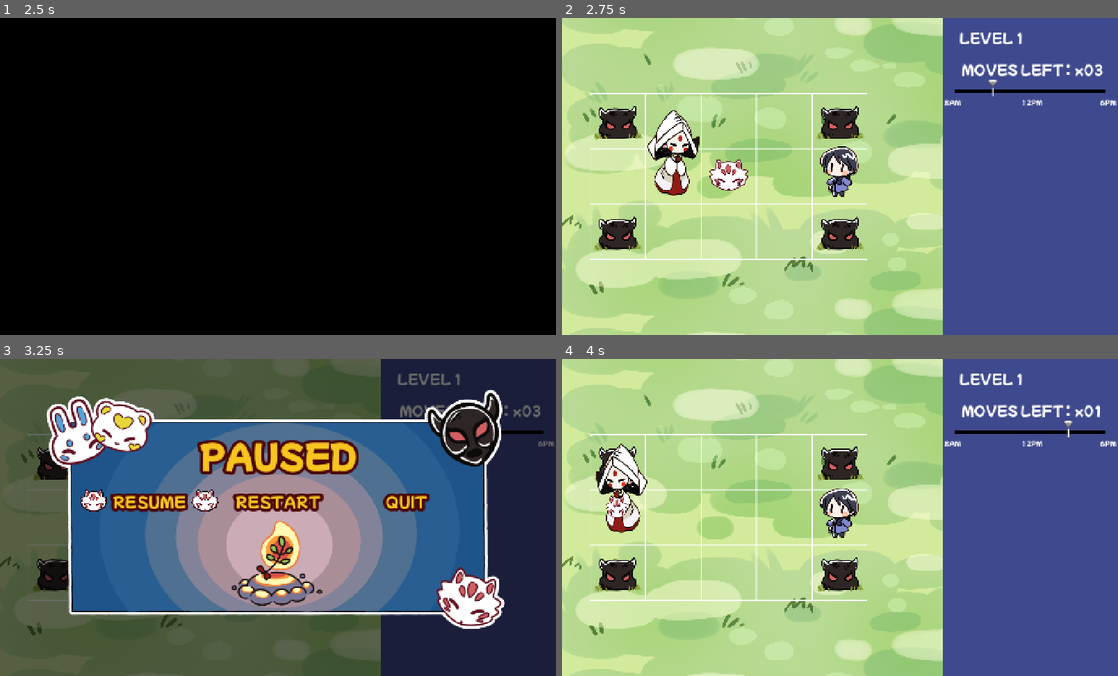
Above: before the commit, frames 1-4 (two rows, left to right).
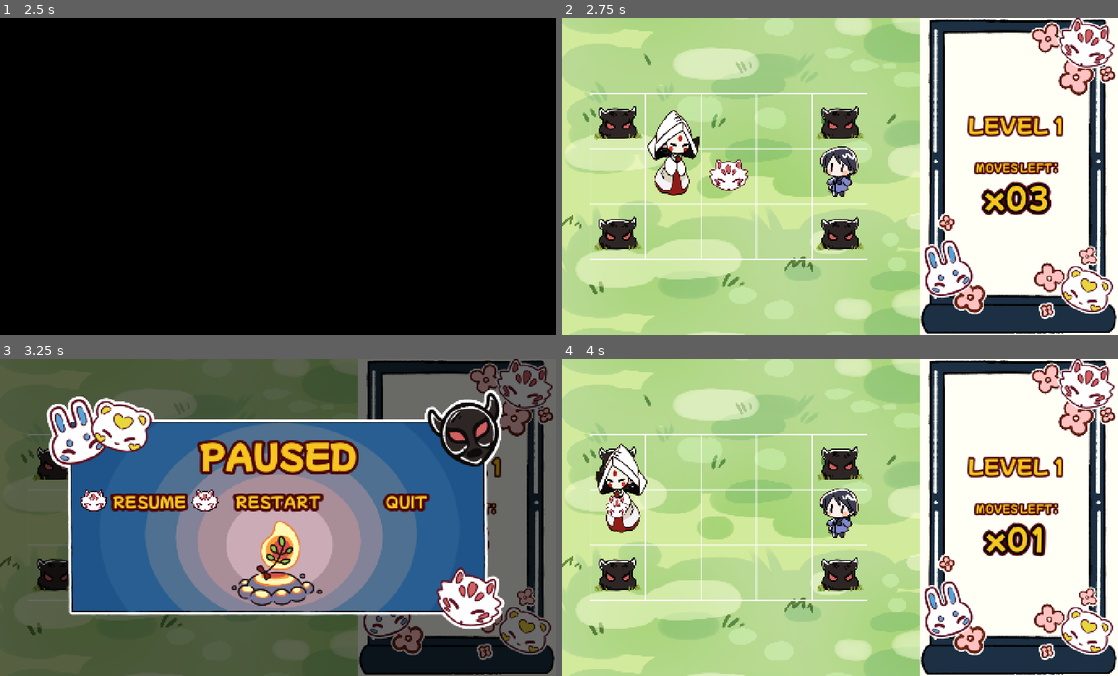
Above: after the commit, the same moments.

Repository: Kuma-Boo/melon-jam-2025
Game: Godot game, scene res://scene/title.tscn
Two runs of this game, one before a commit and one after it. Both use one fixed random seed, a clock stepped at 60 frames per second and the inputs below.
Inputs:
- Up to frame 1 (2.5 s): tap Space (space) at 0.5, 0.6, 1.25, 1.35, 2.1 s; hold D (move_right) 0.53-1.28 s; tap Enter (ui_accept) at 0.77, 1.52 s; hold S (move_down) 1.28-2.03 s; hold D (move_right) from 2.03 s (still down)
- Up to frame 2 (2.75 s): keep holding D (move_right)
- Up to frame 3 (3.25 s): release D (move_right) at 2.78 s; hold W (move_up) from 2.78 s (still down); tap Space (space) at 2.85 s; tap Enter (ui_accept) at 3.02 s
- Up to frame 4 (4 s): tap Enter (ui_accept) at 3.5, 3.77 s; release W (move_up) at 3.53 s; hold A (move_left) from 3.53 s (still down); tap Space (space) at 3.6 s

Frame 1 is identical in both runs. In frame 2, 35% of the frame differs, in the area x 64-100%, y 0-100%; in frame 3, 19%; in frame 4, 35%.

Commit message:
Update Sidebar

Diff:
--- a/scene/game manager.tscn
+++ b/scene/game manager.tscn
@@ -1,10 +1,10 @@
-[gd_scene load_steps=34 format=3 uid="uid://bx400gh04q068"]
+[gd_scene load_steps=37 format=3 uid="uid://bx400gh04q068"]
 
 [ext_resource type="Script" uid="uid://bbnj6lv7iyi4x" path="res://scripts/game manager.gd" id="1_886ea"]
 [ext_resource type="Texture2D" uid="uid://brfh4mlovxyf6" path="res://img/background.png" id="2_1ttmm"]
 [ext_resource type="Texture2D" uid="uid://dbinu25iwao84" path="res://img/interface/grid.png" id="2_l2vnv"]
 [ext_resource type="FontFile" uid="uid://dryre1ic4larg" path="res://font/MochiyPopOne-Regular.ttf" id="3_1ttmm"]
-[ext_resource type="Texture2D" uid="uid://blj4xa86m6quy" path="res://img/interface/current time.png" id="4_myrvm"]
+[ext_resource type="Texture2D" uid="uid://cp5b35xktqakg" path="res://img/interface/sidebar.png" id="4_68tvy"]
 [ext_resource type="Texture2D" uid="uid://cehyfoms86bda" path="res://img/mask/mask_cursed.png" id="6_1ttmm"]
 [ext_resource type="Texture2D" uid="uid://xamhk1bxaena" path="res://img/confusion_clip.jpg" id="6_myrvm"]
 [ext_resource type="Texture2D" uid="uid://bq5286npupbjo" path="res://img/interface/stage_clear_bg.png" id="8_eco6l"]
@@ -16,6 +16,38 @@
 [ext_resource type="AudioStream" uid="uid://btmg2qtfnqpwt" path="res://sfx/sfx playerpickupmask1.ogg" id="14_3rcwh"]
 [ext_resource type="AudioStream" uid="uid://ck3kmvf87p6cx" path="res://sfx/sfx completionjingle.ogg" id="15_68tvy"]
 [ext_resource type="AudioStream" uid="uid://cgj6rrhtjfvn" path="res://sfx/sfx wind.ogg" id="16_kyqqd"]
+
+[sub_resource type="LabelSettings" id="LabelSettings_5xtl2"]
+font = ExtResource("3_1ttmm")
+font_size = 48
+font_color = Color(0.97, 0.77309006, 0.1261, 1)
+stacked_outline_count = 2
+stacked_outline_0/size = 20
+stacked_outline_0/color = Color(0.2901961, 0.023529412, 0.03137255, 1)
+stacked_outline_1/size = 10
+stacked_outline_1/color = Color(1, 1, 1, 1)
+
+[sub_resource type="LabelSettings" id="LabelSettings_68tvy"]
+font = ExtResource("3_1ttmm")
+font_size = 24
+font_color = Color(0.97, 0.77309006, 0.1261, 1)
+stacked_outline_count = 2
+stacked_outline_0/size = 20
+stacked_outline_0/color = Color(0.2901961, 0.023529412, 0.03137255, 1)
+stacked_outline_1/size = 10
+stacked_outline_1/color = Color(1, 1, 1, 1)
+
+[sub_resource type="LabelSettings" id="LabelSettings_kyqqd"]
+font = ExtResource("3_1ttmm")
+font_size = 72
+font_color = Color(0.97, 0.77309006, 0.1261, 1)
+outline_size = 20
+outline_color = Color(0, 0, 0, 1)
+stacked_outline_count = 2
+stacked_outline_0/size = 20
+stacked_outline_0/color = Color(0.2901961, 0.023529412, 0.03137255, 1)
+stacked_outline_1/size = 10
+stacked_outline_1/color = Color(1, 1, 1, 1)
 
 [sub_resource type="Gradient" id="Gradient_pth30"]
 offsets = PackedFloat32Array(0, 0.30473372, 0.79585797, 1)
@@ -650,7 +682,7 @@
 &"pause-show": SubResource("Animation_kxidk")
 }
 
-[node name="GameManager" type="Control" node_paths=PackedStringArray("move_sfx", "select_sfx", "clear_sfx", "wind_sfx", "pause_animator", "grid_rect", "animator", "time_interface_head", "remaining_moves_label", "bonus_moves_label", "level_label")]
+[node name="GameManager" type="Control" node_paths=PackedStringArray("move_sfx", "select_sfx", "clear_sfx", "wind_sfx", "pause_animator", "grid_rect", "animator", "remaining_moves_label", "level_label")]
 process_mode = 3
 layout_mode = 3
 anchors_preset = 15
@@ -668,9 +700,7 @@
 pause_animator = NodePath("PauseAnimationPlayer")
 grid_rect = NodePath("Grid")
 animator = NodePath("AnimationPlayer")
-time_interface_head = NodePath("HUD/HUD/Time/Time/HeadPosition/Head")
-remaining_moves_label = NodePath("HUD/HUD/Time/TimeLabel/MoveLabel")
-bonus_moves_label = NodePath("HUD/HUD/Time/TimeLabel/BonusLabel")
+remaining_moves_label = NodePath("HUD/HUD/Time/MoveLabel")
 level_label = NodePath("HUD/HUD/Level/LevelLabel")
 
 [node name="Background" type="TextureRect" parent="."]
@@ -692,7 +722,7 @@
 
 [node name="HUD" type="CanvasLayer" parent="."]
 
-[node name="HUD" type="ColorRect" parent="HUD"]
+[node name="HUD" type="TextureRect" parent="HUD"]
 anchors_preset = 11
 anchor_left = 1.0
 anchor_right = 1.0
@@ -700,128 +730,64 @@
 offset_left = -440.0
 grow_horizontal = 0
 grow_vertical = 2
-color = Color(0.24705882, 0.28627452, 0.5529412, 1)
+texture = ExtResource("4_68tvy")
+
+[node name="Level" type="Control" parent="HUD/HUD"]
+anchors_preset = 0
+offset_left = 40.0
+offset_top = 240.0
+offset_right = 450.0
+offset_bottom = 300.0
+
+[node name="LevelLabel" type="Label" parent="HUD/HUD/Level"]
+layout_mode = 1
+anchors_preset = 15
+anchor_right = 1.0
+anchor_bottom = 1.0
+grow_horizontal = 2
+grow_vertical = 2
+theme_override_fonts/font = ExtResource("3_1ttmm")
+theme_override_font_sizes/font_size = 32
+text = "Level 1"
+label_settings = SubResource("LabelSettings_5xtl2")
+horizontal_alignment = 1
+vertical_alignment = 1
 
 [node name="Time" type="Control" parent="HUD/HUD"]
 anchors_preset = 0
-offset_top = 100.0
-offset_right = 440.0
-offset_bottom = 230.0
+offset_left = 40.0
+offset_top = 360.0
+offset_right = 450.0
+offset_bottom = 540.0
 
 [node name="TimeLabel" type="Label" parent="HUD/HUD/Time"]
-layout_mode = 0
-offset_left = 40.0
-offset_right = 320.0
-offset_bottom = 60.0
+layout_mode = 1
+anchors_preset = 10
+anchor_right = 1.0
+offset_bottom = 35.0
+grow_horizontal = 2
 theme_override_fonts/font = ExtResource("3_1ttmm")
 theme_override_font_sizes/font_size = 32
 text = "MOVES LEFT :"
-horizontal_alignment = 2
+label_settings = SubResource("LabelSettings_68tvy")
+horizontal_alignment = 1
 vertical_alignment = 1
 
-[node name="MoveLabel" type="Label" parent="HUD/HUD/Time/TimeLabel"]
-layout_mode = 1
-anchors_preset = 6
-anchor_left = 1.0
+[node name="MoveLabel" type="Label" parent="HUD/HUD/Time"]
+layout_mode = 1
+anchors_preset = 14
 anchor_top = 0.5
 anchor_right = 1.0
 anchor_bottom = 0.5
-offset_left = 10.0
-offset_top = -30.0
-offset_right = 160.0
-offset_bottom = 30.0
-grow_horizontal = 0
+offset_top = -52.5
+offset_bottom = 52.5
+grow_horizontal = 2
 grow_vertical = 2
 theme_override_fonts/font = ExtResource("3_1ttmm")
 theme_override_font_sizes/font_size = 32
 text = "x10"
-vertical_alignment = 1
-
-[node name="BonusLabel" type="Label" parent="HUD/HUD/Time/TimeLabel"]
-layout_mode = 1
-anchors_preset = 6
-anchor_left = 1.0
-anchor_top = 0.5
-anchor_right = 1.0
-anchor_bottom = 0.5
-offset_left = 10.0
-offset_top = -70.0
-offset_right = 160.0
-offset_bottom = -10.0
-grow_horizontal = 0
-grow_vertical = 2
-theme_override_fonts/font = ExtResource("3_1ttmm")
-theme_override_font_sizes/font_size = 32
-text = "+1"
-vertical_alignment = 1
-
-[node name="8AM" type="Label" parent="HUD/HUD/Time"]
-layout_mode = 0
-offset_top = 100.0
-offset_right = 48.0
-offset_bottom = 124.0
-theme_override_fonts/font = ExtResource("3_1ttmm")
-theme_override_font_sizes/font_size = 16
-text = "8AM"
+label_settings = SubResource("LabelSettings_kyqqd")
 horizontal_alignment = 1
-vertical_alignment = 1
-
-[node name="6PM" type="Label" parent="HUD/HUD/Time"]
-layout_mode = 0
-offset_left = 392.0
-offset_top = 100.0
-offset_right = 440.0
-offset_bottom = 124.0
-theme_override_fonts/font = ExtResource("3_1ttmm")
-theme_override_font_sizes/font_size = 16
-text = "6PM"
-horizontal_alignment = 1
-vertical_alignment = 1
-
-[node name="12PM" type="Label" parent="HUD/HUD/Time"]
-layout_mode = 0
-offset_left = 192.0
-offset_top = 100.0
-offset_right = 256.0
-offset_bottom = 124.0
-theme_override_fonts/font = ExtResource("3_1ttmm")
-theme_override_font_sizes/font_size = 16
-text = "12PM"
-horizontal_alignment = 1
-vertical_alignment = 1
-
-[node name="Time" type="ColorRect" parent="HUD/HUD/Time"]
-layout_mode = 0
-offset_left = 30.0
-offset_top = 80.0
-offset_right = 410.0
-offset_bottom = 90.0
-color = Color(0, 0, 0, 1)
-
-[node name="HeadPosition" type="Control" parent="HUD/HUD/Time/Time"]
-anchors_preset = 0
-offset_right = 380.0
-offset_bottom = 10.0
-
-[node name="Head" type="Sprite2D" parent="HUD/HUD/Time/Time/HeadPosition"]
-position = Vector2(0, -2)
-scale = Vector2(0.5, 0.5)
-texture = ExtResource("4_myrvm")
-
-[node name="Level" type="Control" parent="HUD/HUD"]
-anchors_preset = 0
-offset_top = 20.0
-offset_right = 440.0
-offset_bottom = 80.0
-
-[node name="LevelLabel" type="Label" parent="HUD/HUD/Level"]
-layout_mode = 0
-offset_left = 40.0
-offset_right = 320.0
-offset_bottom = 60.0
-theme_override_fonts/font = ExtResource("3_1ttmm")
-theme_override_font_sizes/font_size = 32
-text = "Level 1"
 vertical_alignment = 1
 
 [node name="Transitions" type="CanvasLayer" parent="."]
--- a/scripts/game manager.gd
+++ b/scripts/game manager.gd
@@ -156,9 +156,7 @@
 	animator.play("spirit");
 	wind_sfx.play()
 
-@export var time_interface_head : Sprite2D
 @export var remaining_moves_label : Label
-@export var bonus_moves_label : Label
 @export var level_label : Label
 var time_left : int
 var bonus_time : int
@@ -183,11 +181,7 @@
 	bonus_time = 6
 
 func update_time_left_interface() -> void:
-	var target_head_position = lerp(max_head_position, 0, time_left / (level_start_time as float));
-	time_interface_head.position = Vector2(target_head_position, time_interface_head.position.y)
-	remaining_moves_label.text = "x" + ("%0*d" % [2, time_left])
-	bonus_moves_label.text = "+" + str(bonus_time)
-	bonus_moves_label.visible = bonus_time > 0
+	remaining_moves_label.text = "x" + ("%0*d" % [2, time_left + bonus_time])
 
 var npcs : Array[NPC]
 func register_npc(npc : NPC) -> void:
Binary file added: img/interface/sidebar.png
Not shown, added: img/interface/sidebar.png.import
